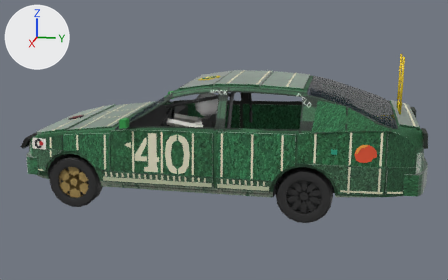
The glTF model public/cars/field/models/40.glb, before and after one commit.
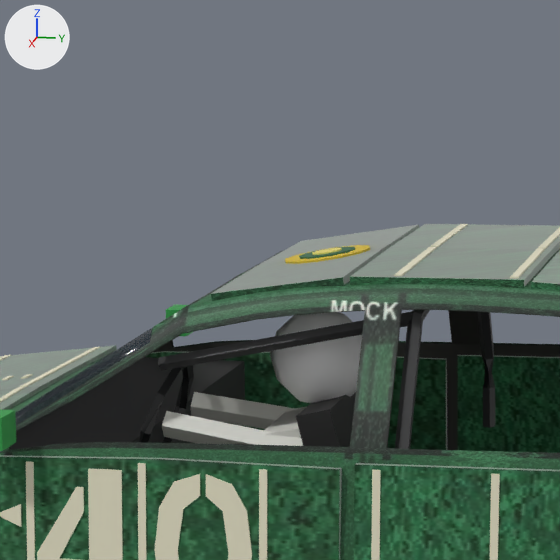
Each version appears first whole from a 50 mm lens placed at (6.99, 1.67, 2.41), pointed at (0.04, 0.28, 0.67), and next in a close-up on the part from 28% to 60% of the width and 5% to 56% of the height. Every picture has the same lights, and +X, +Y and +Z are marked at upper left. The first two pictures are the older version. Vertices at exactly the same position are counted once.

In view in the first close-up: 'body'.
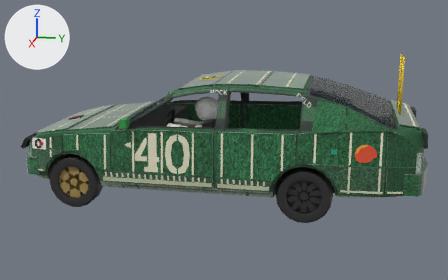
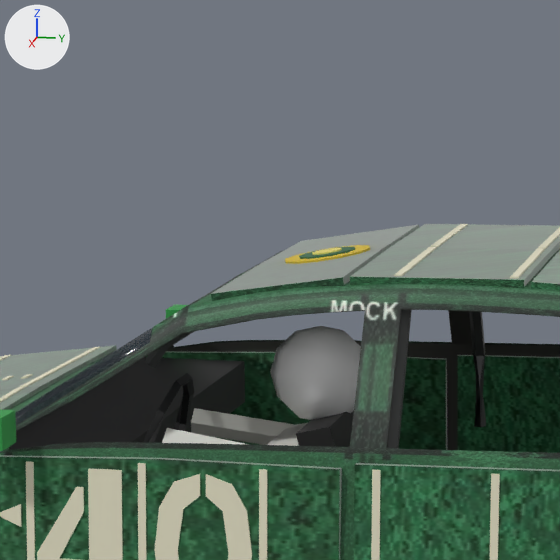
The change, as a list of edits to the scene's bpy script:
```text
Change me_body_mesh:
    used by ob_body; location = (0.0, 0.0, 0.0)
    remove me_body_mesh.from_pydata(...)  # 5115 vertices, 9019 faces; spans x -0.96..0.96, y -1.98..2.54, z 0.23..1.7
    add me_body_mesh.from_pydata(...)  # 5105 vertices, 8999 faces; spans x -0.96..0.96, y -1.98..2.54, z 0.23..1.7
    me_body_mesh part 1: the loose piece of 8 vertices spanning x 0.11..0.61, y 0.14..0.4, z 0.41..1.05 is moved by (0.0, 0.0, -0.05)
    me_body_mesh part 2: the loose piece of 8 vertices spanning x 0.18..0.54, y 0.02..0.32, z 0.43..0.99 is moved by (0.0, 0.0, -0.05)
    me_body_mesh part 3: the loose piece of 10 vertices spanning x 0.47..0.57, y -0.27..0.18, z 0.87..1.01 is moved by (0.0, 0.0, -0.05)
    me_body_mesh part 4: the loose piece of 10 vertices spanning x 0.16..0.26, y -0.27..0.18, z 0.87..1.01 is moved by (0.0, 0.0, -0.05)
    me_body_mesh part 5: the loose piece of 40 vertices spanning x 0.16..0.56, y -0.38..-0.24, z 0.77..1.13 is moved by (0.0, 0.0, -0.05)
    me_body_mesh part 6: the loose piece of 42 vertices spanning x 0.23..0.49, y 0.01..0.31, z 1.01..1.29 is moved by (0.0, 0.0, -0.05)
    me_body_mesh part 7: the loose piece of 75 vertices spanning x -0.8..0.8, y 0.45..0.49, z 0.72..1.36 is rebuilt with 35 vertices and now spans x -0.8..0.8, y 0.42..0.46, z 0.72..1.38
    me_body_mesh part 8: the loose piece of 10 vertices spanning x 0.53..0.57, y -0.26..0.47, z 1.13..1.32 is rebuilt with 25 vertices and now spans x 0.53..0.58, y -0.3..0.44, z 1.14..1.37
    other edits to the shape of me_body_mesh do not show in these pictures
```

What differs and where, as boxes [x1, y1, x2, y2] in the close-ups (560 x 560 px; the box of a moved part takes in the faces that stretch with it):
part 1 of me_body_mesh, moved or reshaped
    before: [296, 392, 356, 447]
    after: [296, 411, 354, 447]
part 2 of me_body_mesh, moved or reshaped
    before: [263, 407, 306, 438]
    after: [267, 423, 307, 446]
part 3 of me_body_mesh, moved or reshaped
    before: [162, 411, 303, 446]
    after: [162, 428, 245, 444]
part 4 of me_body_mesh, moved or reshaped
    before: [191, 392, 299, 429]
    after: [191, 408, 300, 445]
part 5 of me_body_mesh, moved or reshaped
    before: [139, 365, 194, 443]
    after: [143, 373, 194, 443]
part 6 of me_body_mesh, moved or reshaped
    before: [270, 312, 362, 403]
    after: [270, 326, 361, 420]
part 7 of me_body_mesh, rebuilt
    before: [395, 310, 495, 449]
    after: [387, 310, 486, 449]
part 8 of me_body_mesh, rebuilt
    before: [158, 311, 415, 371]
    after: [145, 332, 193, 368]
